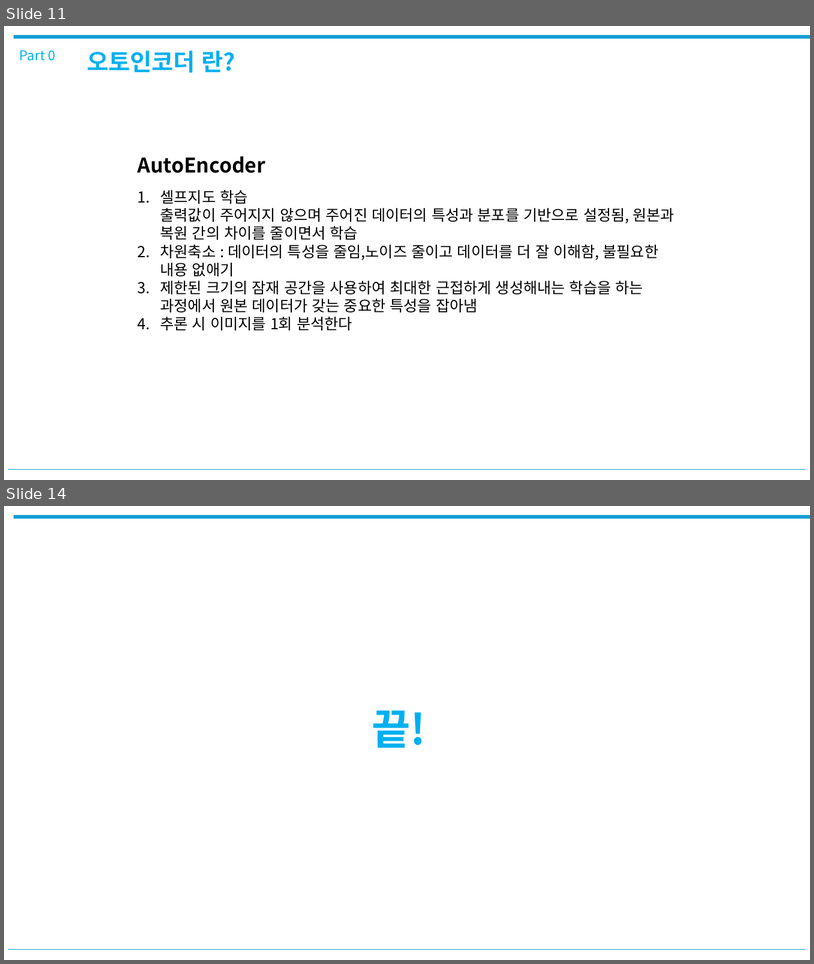
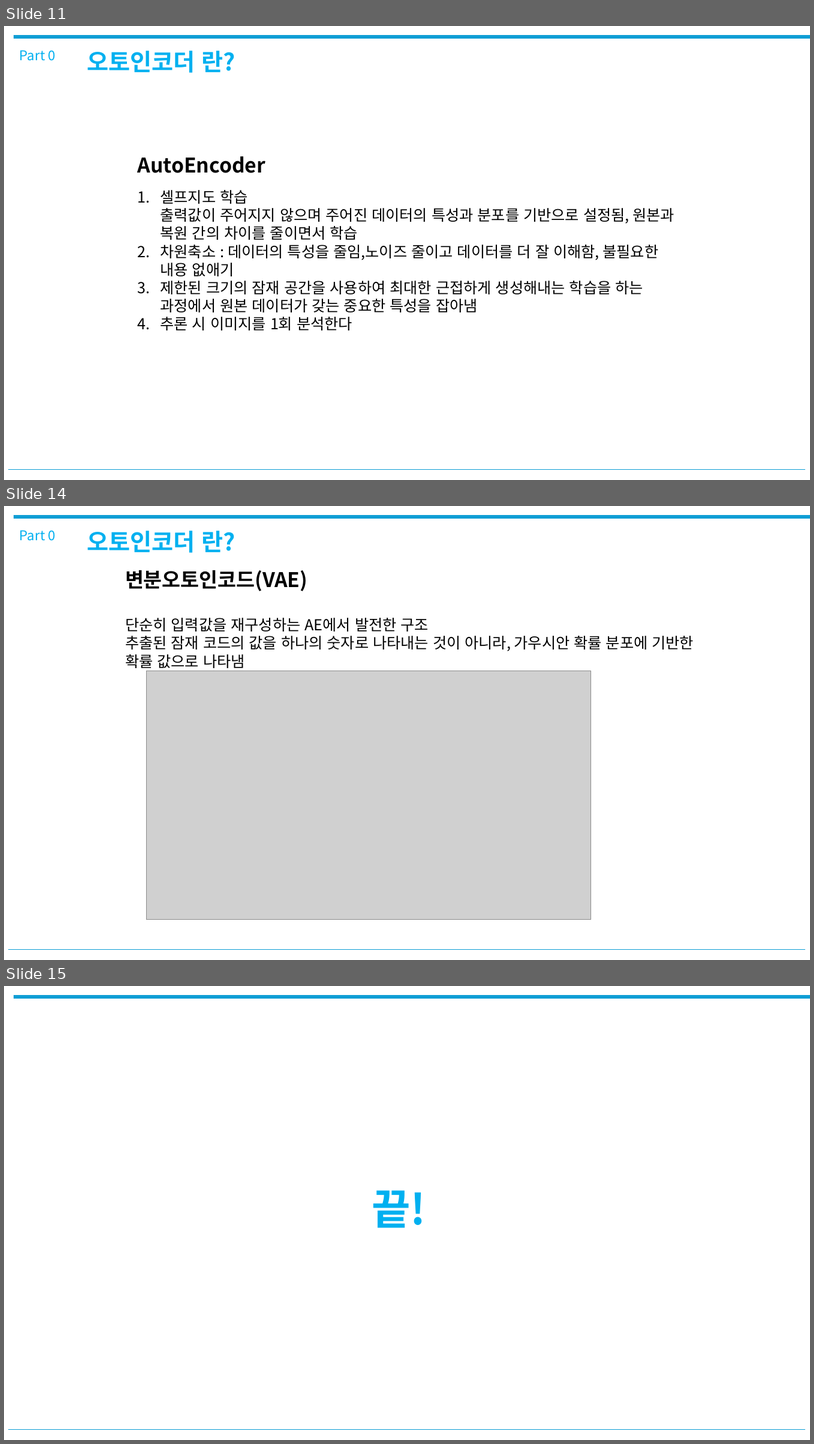
Before and after one commit to jaewoo-rain/ai-study, a slide deck: 06week/ResNet-AutoEncoder.pptx. Shown one above the other, each under a label of ours: slides 11 and 14 before the commit, slides 11, 14 and 15 after it; the slides between them are not shown. The pictures are 814x964 and 814x1444 pixels, drawn with LibreOffice and Linux fonts; fonts in the diff are those of the drawing; grey boxes stand for pictures. Boxes give left, top, right and bottom in pixels: in the first picture for what was removed or moved away, otherwise in the second. Text is boxed around its words. In the diff, an @@ line names an element or a change of style, - is before the commit and + after.

```diff
--- a/06week/ResNet-AutoEncoder.pptx
+++ b/06week/ResNet-AutoEncoder.pptx
@@ slide 14 added at [4, 506, 810, 960], background #FFFFFF @@
@@ line added from (14, 517) to (810, 517), #0F9ED5 4.5 pt @@
@@ text added at [20, 530, 56, 541], 16 pt, text #00B0F0 @@
+Part 0
@@ text added at [87, 531, 235, 553], 28 pt, text #00B0F0, bold @@
+오토인코더 란?
@@ text added at [125, 570, 695, 668], 18 pt, text #000000 @@
+변분오토인코드(VAE)
+단순히 입력값을 재구성하는 AE에서 발전한 구조
+추출된 잠재 코드의 값을 하나의 숫자로 나타내는 것이 아니라, 가우시안 확률 분포에 기반한 확률 값으로 나타냄
@@ picture added at [146, 671, 591, 919] @@
@@ line added from (8, 949) to (806, 949), #0F9ED5 1 pt @@
@@ what was slide 14 is now slide 15 @@
```
Also in this commit, not shown: 2 slides changed, 1 other file.
